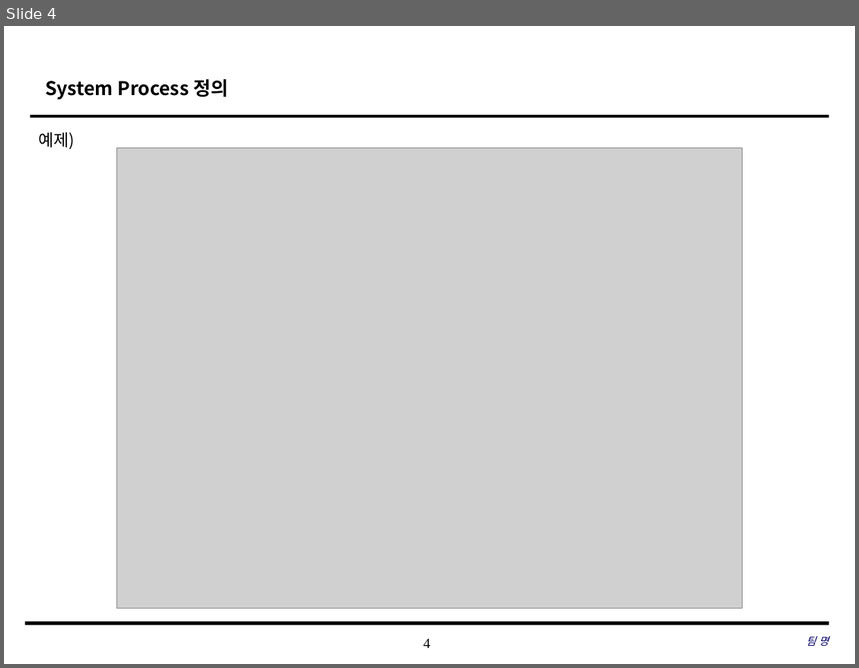
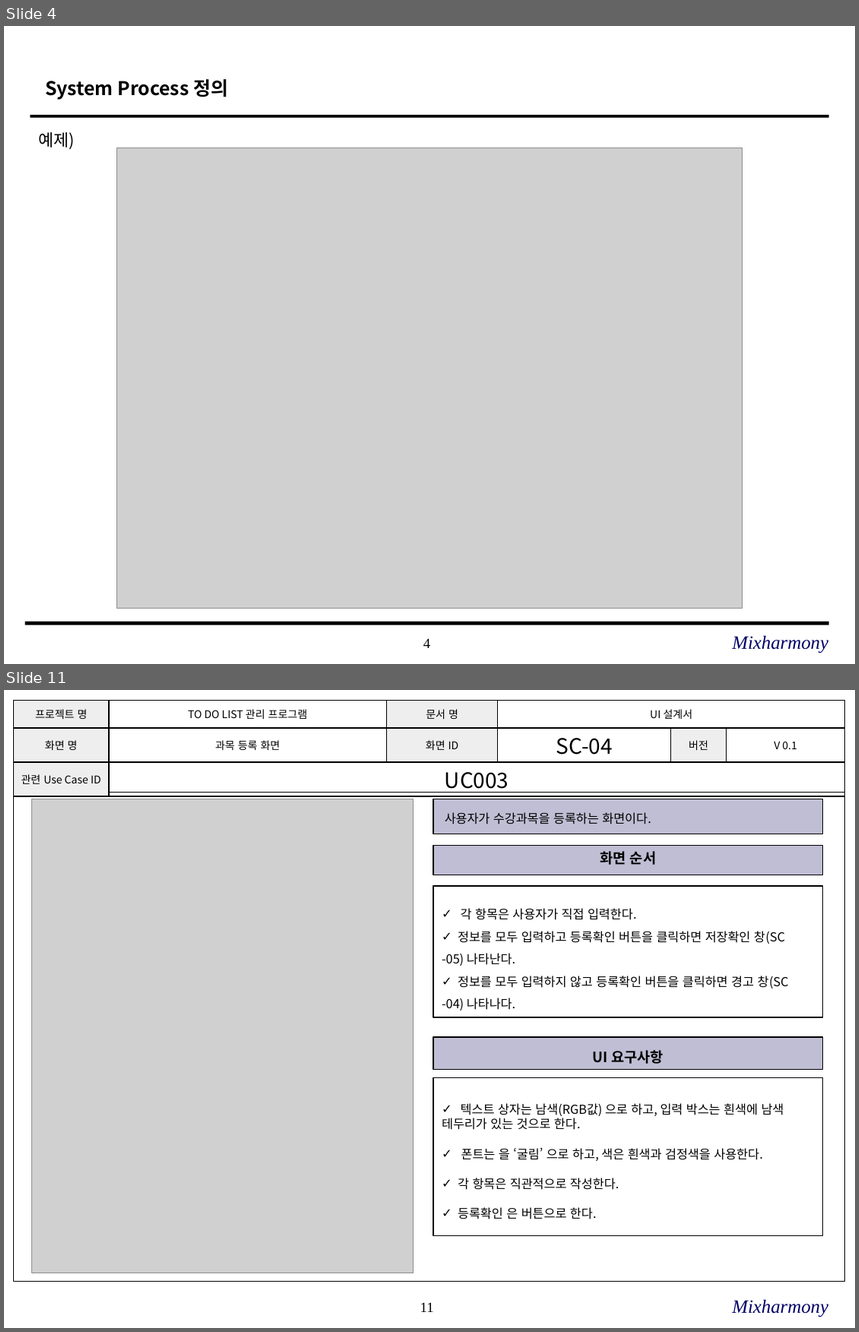
Before and after one commit to SE-admin/SE2017_2_mixharmony, a slide deck: doc/3_ 설계서/UI Design Template.pptx. Shown one above the other, each under a label of ours: slide 4 before the commit, slides 4 and 11 after it; the slides between them are not shown. The pictures are 859x668 and 859x1332 pixels, drawn with LibreOffice and Linux fonts; fonts in the diff are those of the drawing; grey boxes stand for pictures; background and template pictures are left out. Boxes give left, top, right and bottom in pixels: in the first picture for what was removed or moved away, otherwise in the second. Text is boxed around its words. In the diff, an @@ line names an element or a change of style, - is before the commit and + after.

Commit message:
#863 UI설계서 진행

```diff
--- a/doc/3_ 설계서/UI Design Template.pptx
+++ b/doc/3_ 설계서/UI Design Template.pptx
@@ slide 11 added at [4, 690, 855, 1328], background #FFFFFF; not listed: 1 template element that a slide beside it also shows @@
@@ table added at [13, 700, 844, 796], 3 rows, 6 columns @@
+프로젝트 명 | TO DO LIST 관리 프로그램 | 문서 명 | UI 설계서 |  | 
+화면 명 | 과목 등록 화면 | 화면 ID | SC-04 | 버전 | V 0.1
+관련 Use Case ID | UC003 |  |  |  | 
@@ rectangle added at [13, 792, 845, 1281], outline #000000 0.75 pt @@
@@ picture added at [32, 799, 414, 1273] @@
@@ rectangle added at [434, 799, 824, 834], fill #C0BED4, outline #000000 1 pt, 10.5 pt, text #000000 @@
+사용자가 수강과목을 등록하는 화면이다.
@@ rectangle added at [434, 846, 824, 875], fill #C0BED4, outline #000000 1 pt, 12 pt, text #000000, bold @@
+화면 순서
@@ rectangle added at [434, 887, 824, 1018], fill #FFFFFF, outline #000000 1 pt, 10.5 pt, text #000000 @@
+✓ 각 항목은 사용자가 직접 입력한다.
+✓ 정보를 모두 입력하고 등록확인 버튼을 클릭하면 저장확인 창(SC
+-05) 나타난다.
+✓ 정보를 모두 입력하지 않고 등록확인 버튼을 클릭하면 경고 창(SC
+-04) 나타나다.
@@ rectangle added at [434, 1037, 824, 1070], fill #C0BED4, outline #000000 1 pt, 12 pt, text #000000, bold @@
+UI 요구사항
@@ rectangle added at [434, 1078, 824, 1236], fill #FFFFFF, outline #000000 1 pt, 10.5 pt, text #000000 @@
+✓ 텍스트 상자는 남색(RGB값) 으로 하고, 입력 박스는 흰색에 남색
+테두리가 있는 것으로 한다.
+✓ 폰트는 을 ‘굴림’ 으로 하고, 색은 흰색과 검정색을 사용한다.
+✓ 각 항목은 직관적으로 작성한다.
+✓ 등록확인 은 버튼으로 한다.
@@ text added at [732, 1300, 829, 1318], 16 pt, text #000066, italic @@
+Mixharmony
@@ slide 4 changed as well @@
@@ text at [732, 636, 829, 654]: text changed; size 9 to 16 pt @@
-팀 명
+Mixharmony
```
Also in this commit, not shown: 5 other slides changed, 35 other slides added.
